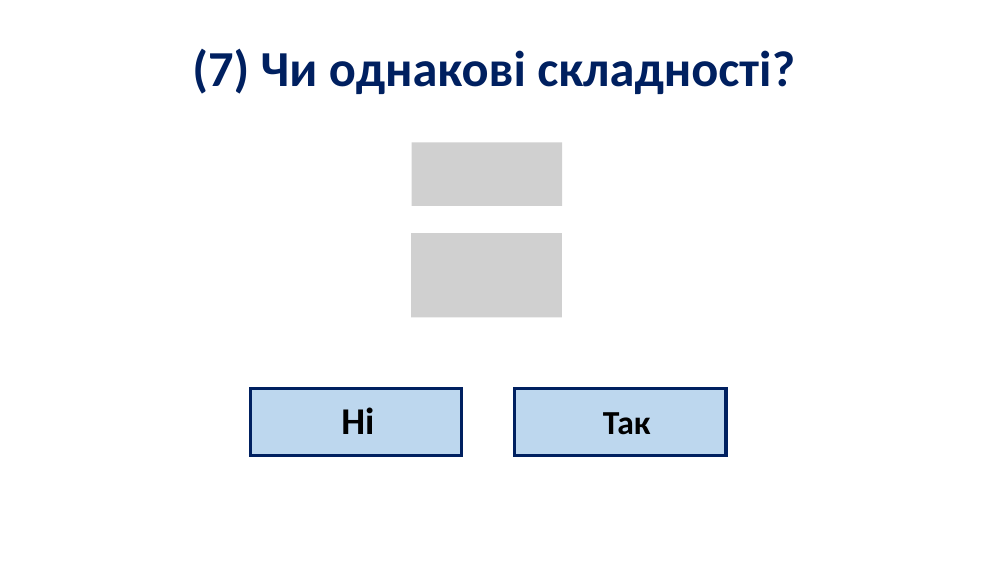
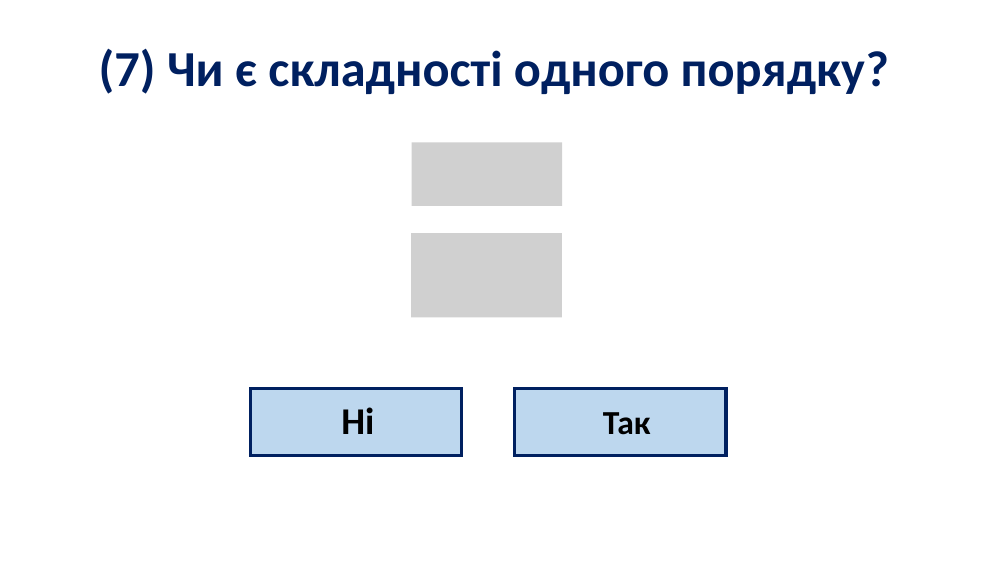
Before and after one commit to reeWorlds/ALG_DS_KNU_Y2, a slide deck: slide 14 of lesson2/check_complexity_slides.pptx. Drawn at 1008x567 pixels with LibreOffice and Linux fonts; fonts in the diff are those of the drawing; grey boxes stand for pictures. Boxes give left, top, right and bottom in pixels: in the first picture for what was removed or moved away, otherwise in the second. Text is boxed around its words. In the diff, an @@ line names an element or a change of style, - is before the commit and + after.

```diff
--- a/lesson2/check_complexity_slides.pptx
+++ b/lesson2/check_complexity_slides.pptx
@@ text at <box>99,48,889,94</box>: text changed @@
-(7) Чи однакові складності?
+(7) Чи є складності одного порядку?
```
Also in this commit, not shown: 3 other slides changed, 11 other files.
